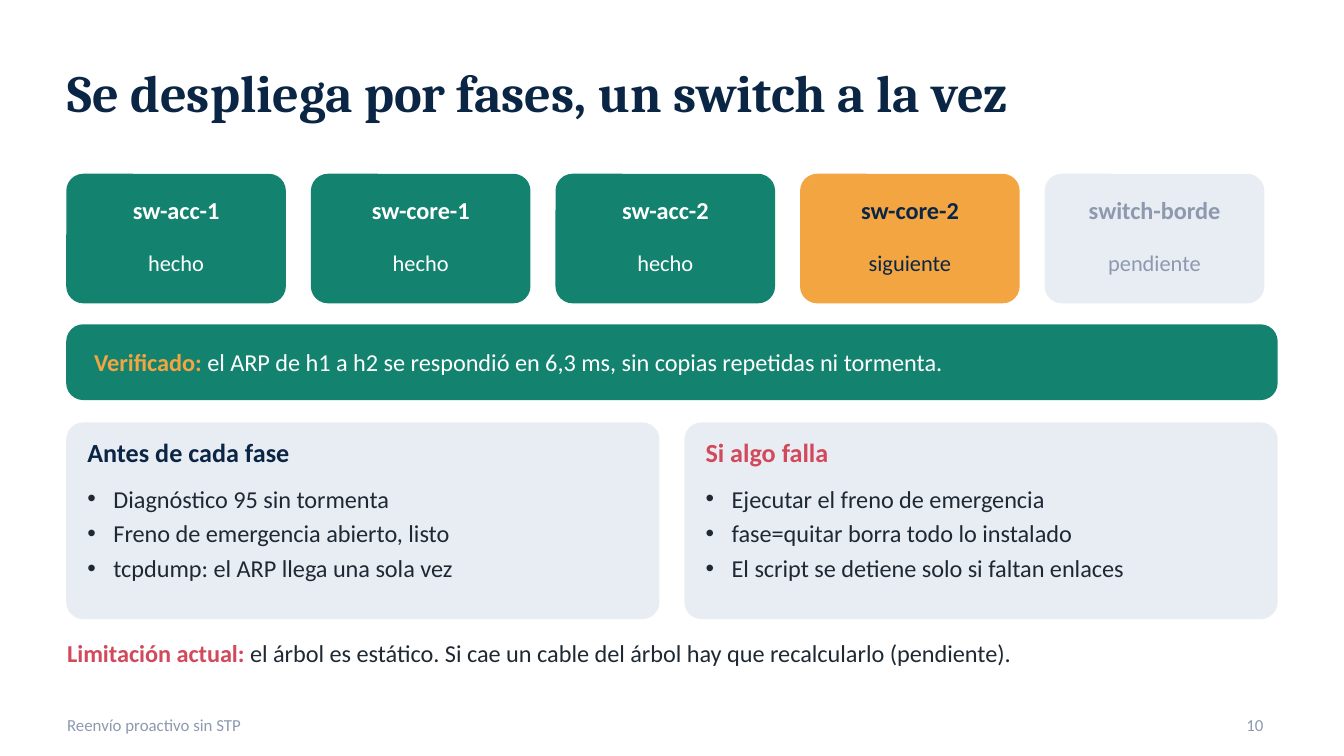
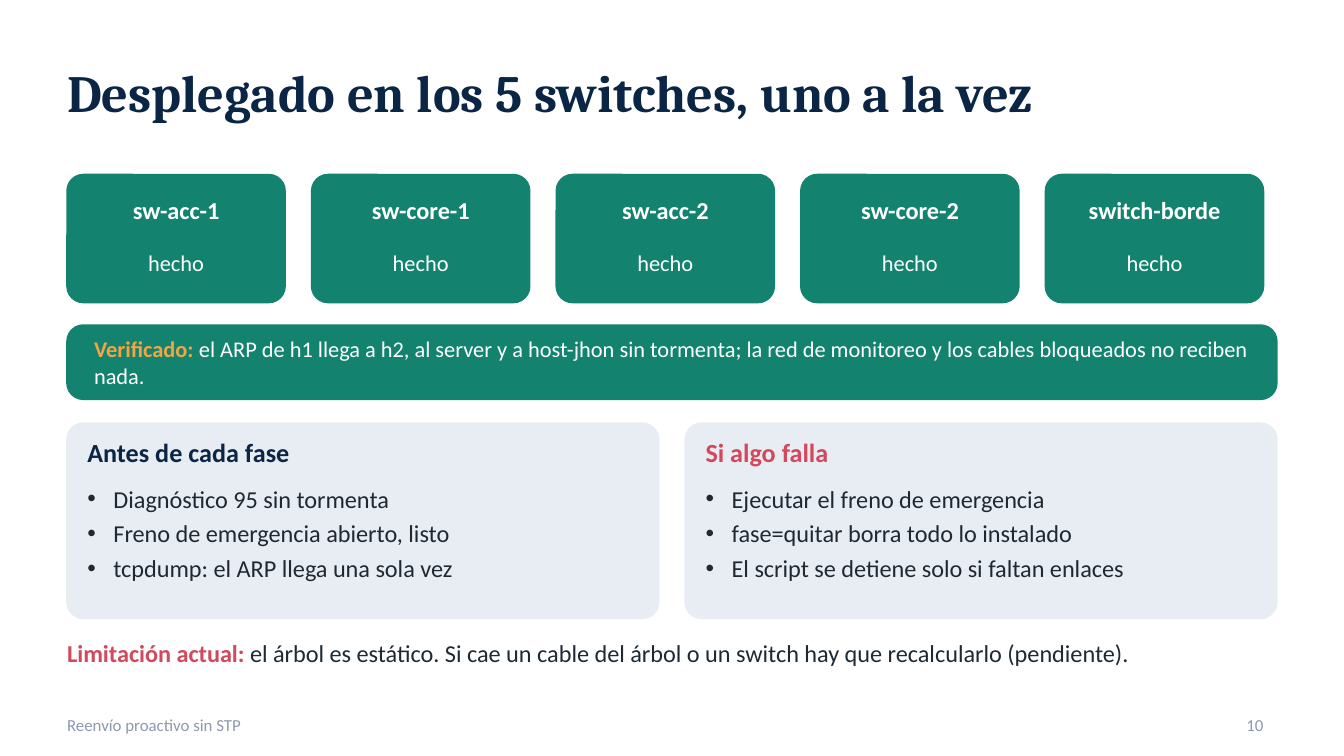
Before and after one commit to SergioAnderson123/proyecto-sdn, a slide deck: slide 10 of docs/Reenvio_proactivo_sin_STP.pptx. Drawn at 1344x756 pixels with LibreOffice and Linux fonts; fonts in the diff are those of the drawing. Boxes give left, top, right and bottom in pixels: in the first picture for what was removed or moved away, otherwise in the second. Text is boxed around its words. In the diff, an @@ line names an element or a change of style, - is before the commit and + after.

Commit message:
R2: explicar_ruta e instalar_proactivo muestran la interfaz de cada puerto (p4[ens7]); presentacion con los 5 switches desplegados

```diff
--- a/docs/Reenvio_proactivo_sin_STP.pptx
+++ b/docs/Reenvio_proactivo_sin_STP.pptx
@@ title at [67, 75, 1033, 123]: text changed @@
-Se despliega por fases, un switch a la vez
+Desplegado en los 5 switches, uno a la vez
@@ rounded rectangle at [801, 175, 1019, 302]: fill #F2A541 to #13836F; outline #F2A541 1 pt to #13836F 1 pt @@
@@ rounded rectangle at [1046, 175, 1263, 302]: fill #E8ECF3 to #13836F; outline #E8ECF3 1 pt to #13836F 1 pt @@
@@ text "sw-core-2" at [861, 203, 959, 219]: text colour #0B2545 to #FFFFFF @@
@@ text "switch-borde" at [1089, 202, 1221, 219]: text colour #8D99AE to #FFFFFF @@
@@ text at [882, 255, 938, 271]: text changed; text colour #0B2545 to #FFFFFF @@
-siguiente
+hecho
@@ text at [1127, 255, 1183, 271]: text changed; text colour #8D99AE to #FFFFFF @@
-pendiente
+hecho
@@ text at [94, 341, 1247, 384]: text changed; size 13 to 12 pt @@
-Verificado: el ARP de h1 a h2 se respondió en 6,3 ms, sin copias repetidas ni tormenta.
+Verificado: el ARP de h1 llega a h2, al server y a host-jhon sin tormenta; la red de monitoreo y los cables bloqueados no reciben nada.
@@ text at [67, 644, 1128, 666]: text changed @@
-Limitación actual: el árbol es estático. Si cae un cable del árbol hay que recalcularlo (pendiente).
+Limitación actual: el árbol es estático. Si cae un cable del árbol o un switch hay que recalcularlo (pendiente).
```
Also in this commit, not shown: 2 other slides changed, 4 other files.
